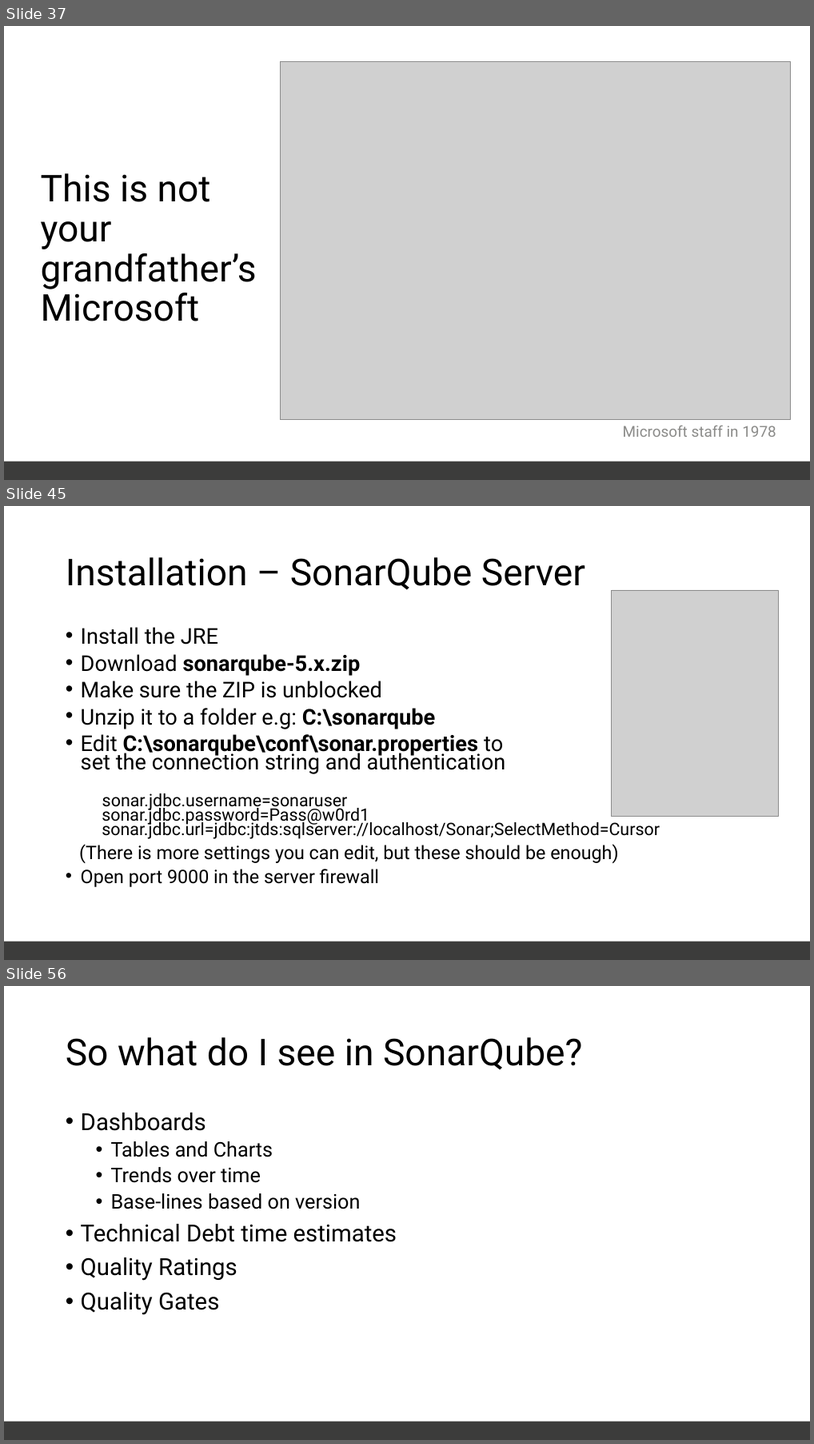
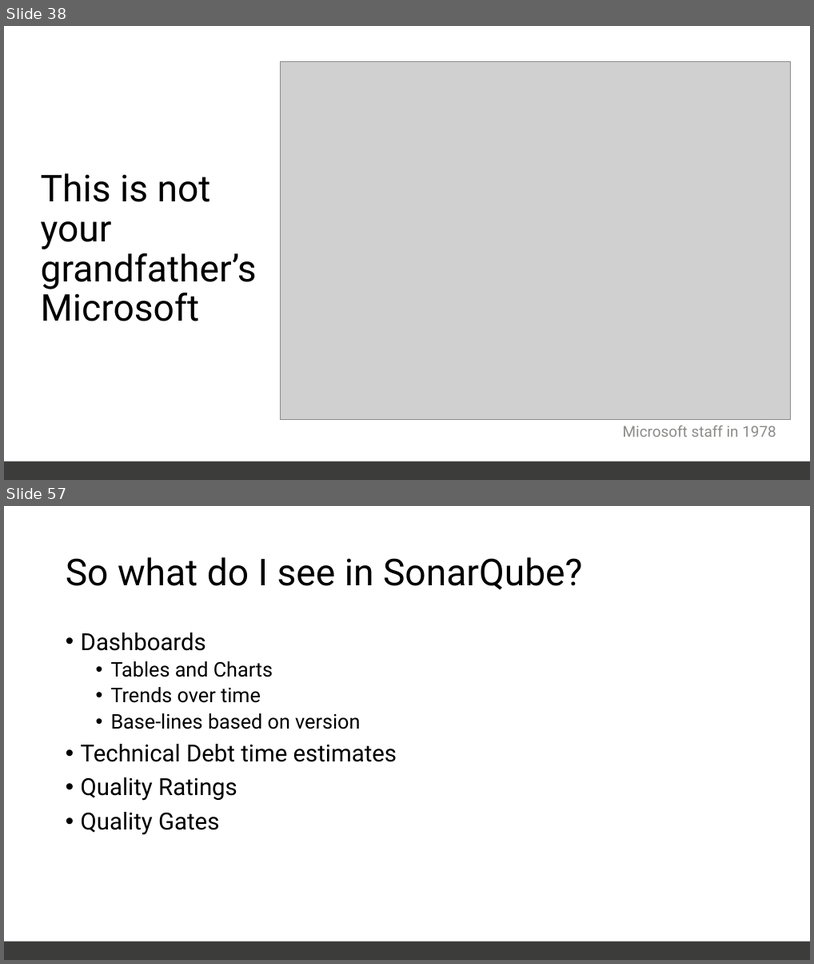
Before and after one commit to SannioEvolution/Material, a slide deck: 11 - Putting it all together, Technical Debt.pptx. Shown one above the other, each under a label of ours: slides 37, 45 and 56 before the commit, slides 38 and 57 after it; the slides between them are not shown. The pictures are 814x1444 and 814x964 pixels, drawn with LibreOffice and Linux fonts; fonts in the diff are those of the drawing; grey boxes stand for pictures. Boxes give left, top, right and bottom in pixels: in the first picture for what was removed or moved away, otherwise in the second. Text is boxed around its words. In the diff, an @@ line names an element or a change of style, - is before the commit and + after.

```diff
--- a/11 - Putting it all together, Technical Debt.pptx
+++ b/11 - Putting it all together, Technical Debt.pptx
@@ slide 45 removed at <box>4,506,810,960</box>, background #FFFFFF; not listed: 1 template element that a slide beside it also shows @@
@@ title removed at <box>66,557,586,590</box> @@
-Installation – SonarQube Server
@@ picture removed at <box>612,590,779,816</box> @@
@@ text removed at <box>79,627,660,887</box> @@
-• Install the JRE
-• Download sonarqube-5.x.zip
-• Make sure the ZIP is unblocked
-• Unzip it to a folder e.g: C:\sonarqube
-• Edit C:\sonarqube\conf\sonar.properties to
-  set the connection string and authentication
-  sonar.jdbc.username=sonaruser
-  sonar.jdbc.password=Pass@w0rd1
-  sonar.jdbc.url=jdbc:jtds:sqlserver://localhost/Sonar;SelectMethod=Cursor
-(There is more settings you can edit, but these should be enough)
-• Open port 9000 in the server firewall
@@ what was slide 37 is now slide 38 @@
@@ what was slide 56 is now slide 57 @@
```
Also in this commit, not shown: 1 slide changed, 22 slides added, 16 other slides removed, 23 other files.
